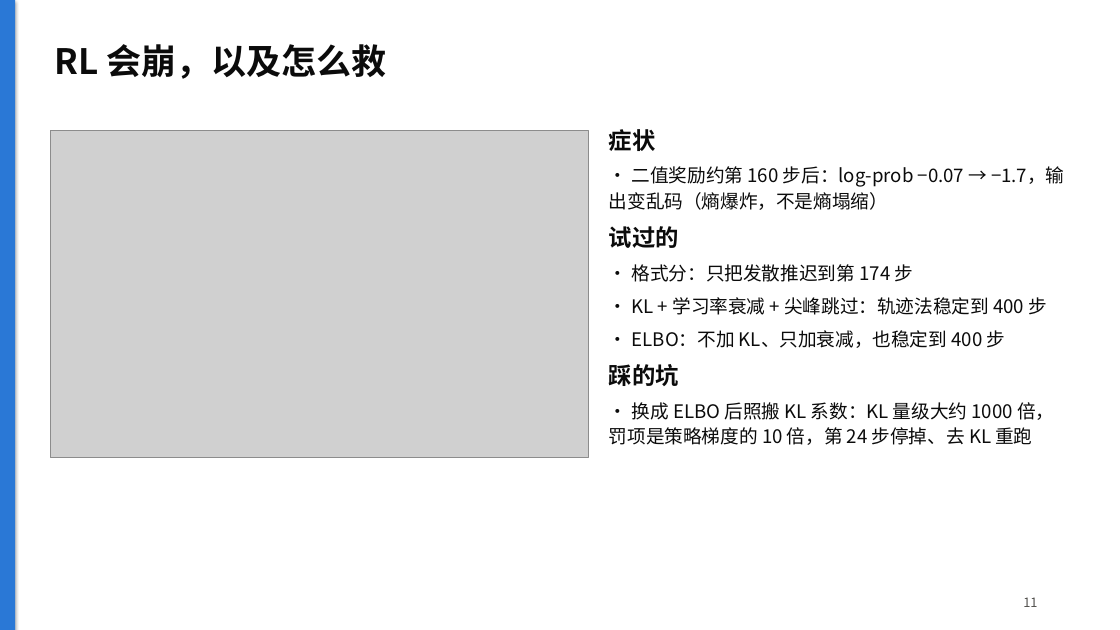
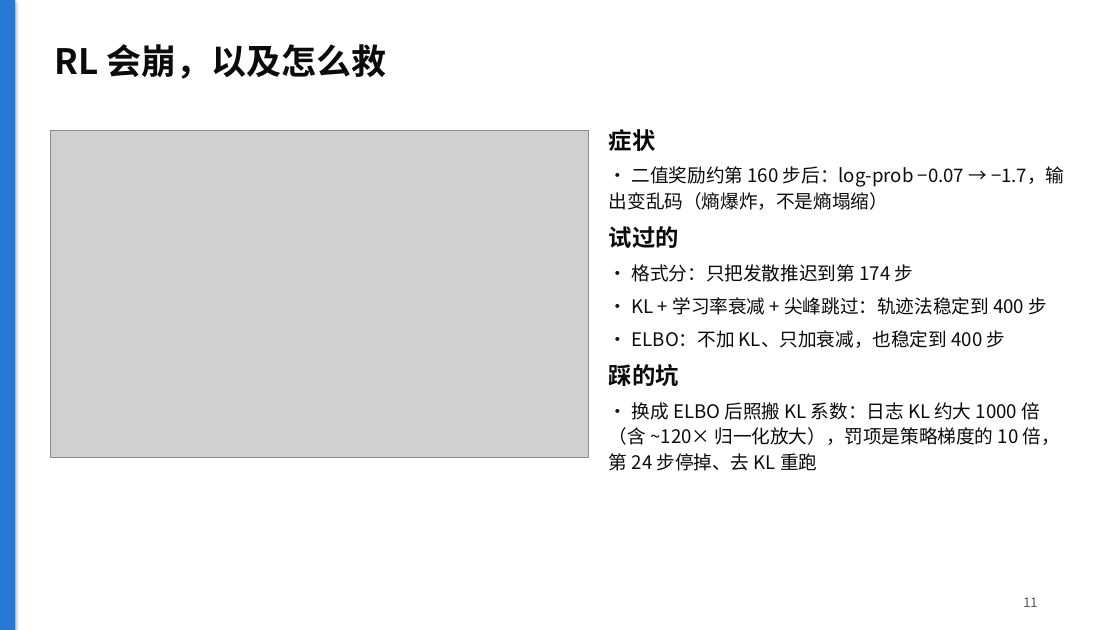
Before and after one commit to NonEspoir/dllm, a slide deck: slide 11 of docs/slides.pptx. Drawn at 1120x630 pixels with LibreOffice and Linux fonts; fonts in the diff are those of the drawing; grey boxes stand for pictures. Boxes give left, top, right and bottom in pixels: in the first picture for what was removed or moved away, otherwise in the second. Text is boxed around its words. In the diff, an @@ line names an element or a change of style, - is before the commit and + after.

```diff
--- a/docs/slides.pptx
+++ b/docs/slides.pptx
@@ text at (609,402,1060,471): text changed @@
-• 换成 ELBO 后照搬 KL 系数：KL 量级大约 1000 倍，罚项是策略梯度的 10 倍，第 24 步停掉、去 KL 重跑
+• 换成 ELBO 后照搬 KL 系数：日志 KL 约大 1000 倍（含 ~120× 归一化放大），罚项是策略梯度的 10 倍，第 24 步停掉、去 KL 重跑
```
Also in this commit, not shown: 2 other slides changed, 1 other file.
